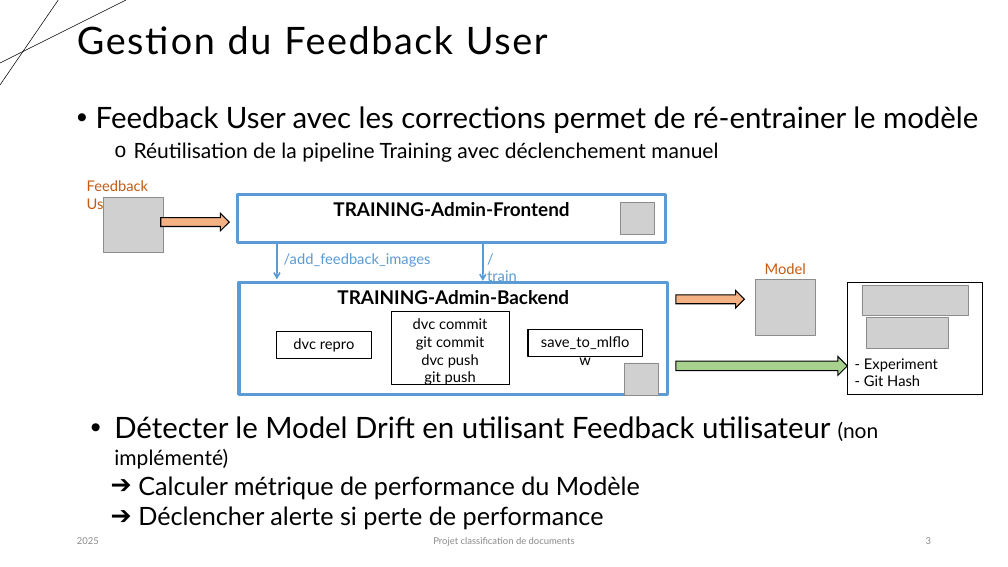
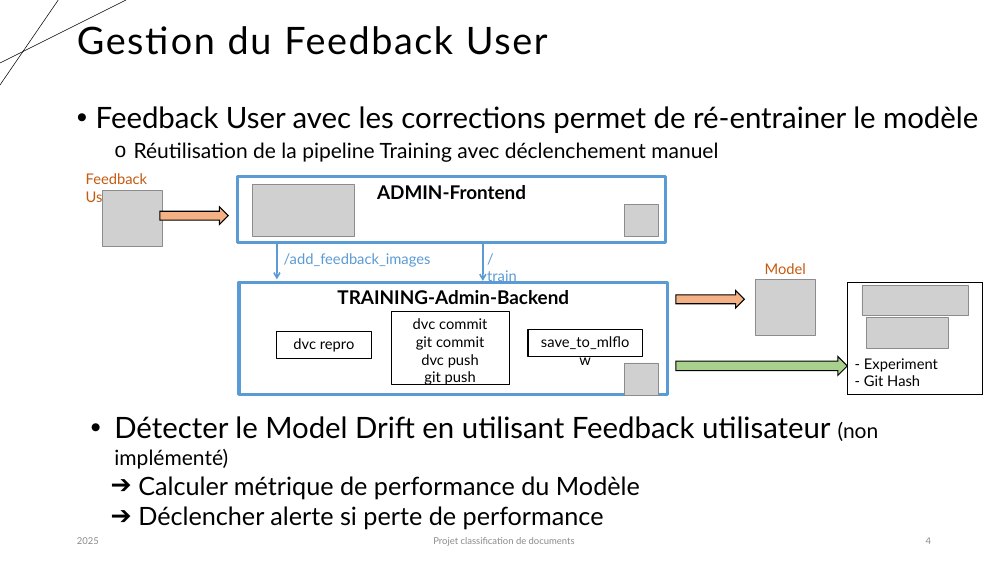
Before and after one commit to karned-formation/SEP24-MLOPS-SAKE, a slide deck: slide 4 of report/Projet_classification_MLOps_Partie3_Aymen.pptx (slide 3 before the commit). Drawn at 1008x567 pixels with LibreOffice and Linux fonts; fonts in the diff are those of the drawing; grey boxes stand for pictures. Boxes give left, top, right and bottom in pixels: in the first picture for what was removed or moved away, otherwise in the second. Text is boxed around its words. In the diff, an @@ line names an element or a change of style, - is before the commit and + after.

```diff
--- a/report/Projet_classification_MLOps_Partie3_Aymen.pptx
+++ b/report/Projet_classification_MLOps_Partie3_Aymen.pptx
@@ rectangle "ADMIN-Frontend" resized from (x1=237, y1=194, x2=666, y2=243) to (x1=237, y1=177, x2=666, y2=243) @@
@@ 1 picture, 1 text, 1 down arrow moved together from (x1=87, y1=180, x2=229, y2=253) to (x1=86, y1=173, x2=228, y2=246) @@
@@ picture added at (x1=253, y1=185, x2=354, y2=237) @@
@@ text in rectangle at (x1=377, y1=185, x2=526, y2=199): text changed @@
-TRAINING-Admin-Frontend
+ADMIN-Frontend
@@ picture moved from (x1=621, y1=202, x2=654, y2=234) to (x1=625, y1=204, x2=658, y2=237) @@
@@ page number at (x1=926, y1=537, x2=931, y2=544): text changed @@
-3
+4
```
Also in this commit, not shown: 1 other slide changed, 1 slide added, 4 other files.
